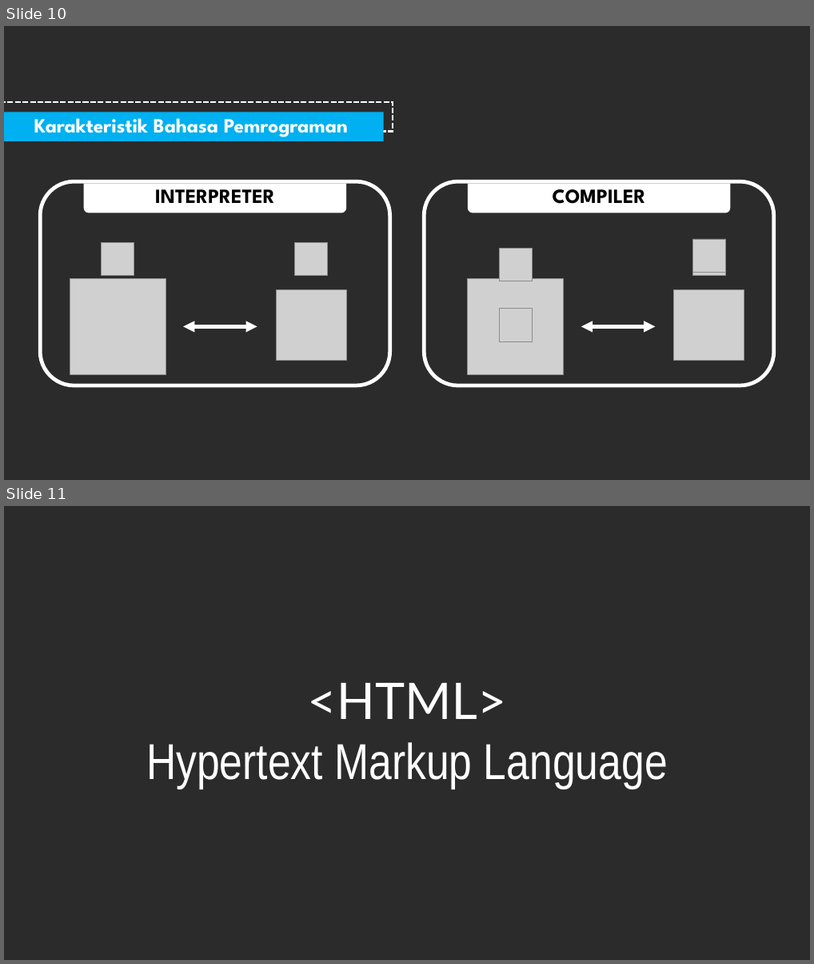
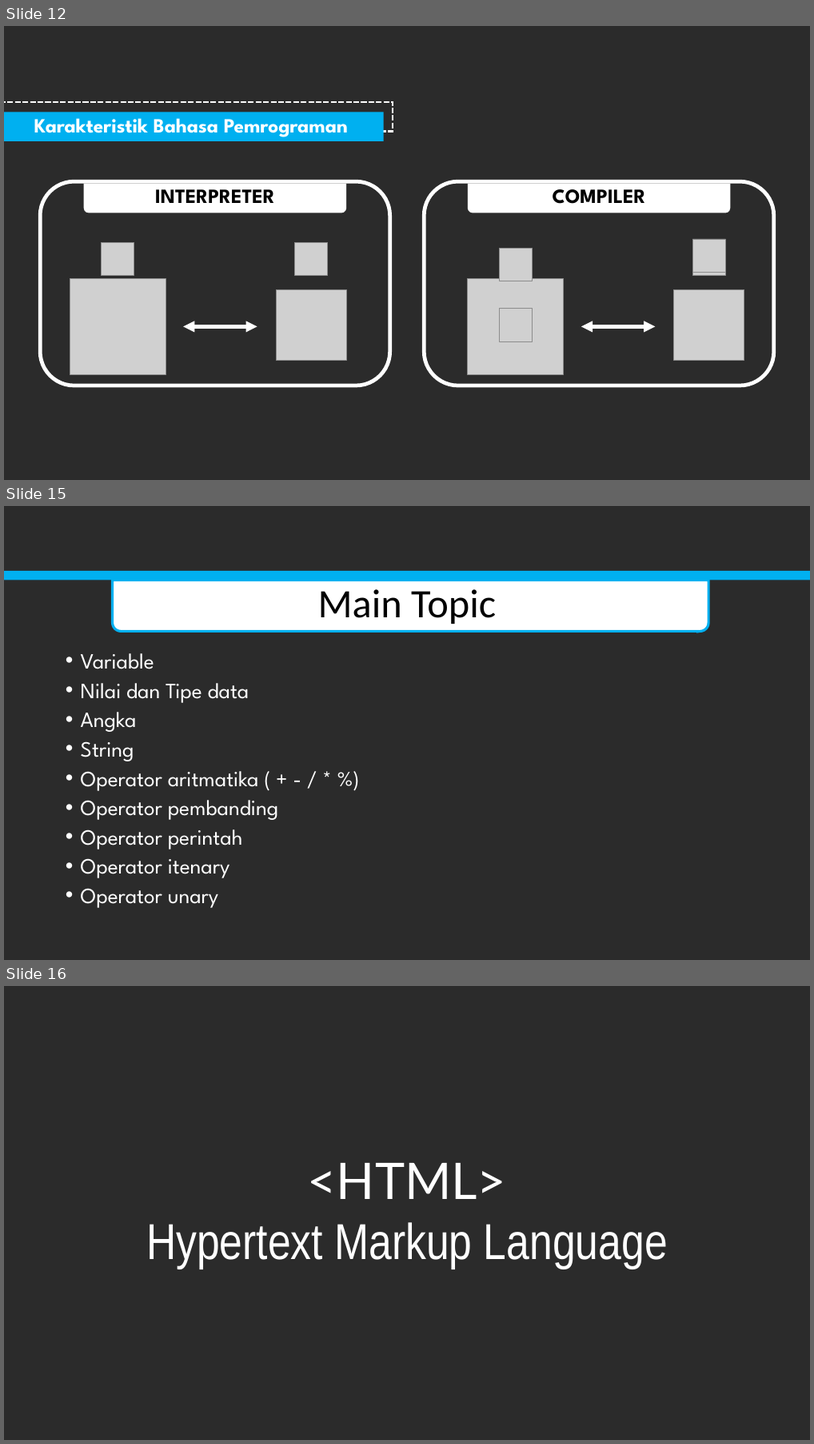
Before and after one commit to prabowoteguh/boba-1, a slide deck: Pertemuan bersama teguh.pptx. Shown one above the other, each under a label of ours: slides 10 and 11 before the commit, slides 12, 15 and 16 after it; the slides between them are not shown. The pictures are 814x964 and 814x1444 pixels, drawn with LibreOffice and Linux fonts; fonts in the diff are those of the drawing; grey boxes stand for pictures; background and template pictures are left out; a plain dark background stands for a picture behind light text. Boxes give left, top, right and bottom in pixels: in the first picture for what was removed or moved away, otherwise in the second. Text is boxed around its words. In the diff, an @@ line names an element or a change of style, - is before the commit and + after.

```diff
--- a/Pertemuan bersama teguh.pptx
+++ b/Pertemuan bersama teguh.pptx
@@ slide 15 added at <box>4,506,810,960</box>, background picture (left out) @@
@@ rectangle added at <box>4,571,810,580</box>, fill #00B0F0 @@
@@ round same rect added at <box>112,580,709,631</box>, fill #FFFFFF, outline #00B0F0 3 pt @@
@@ text added at <box>318,589,496,624</box>, 48 pt, text #000000 @@
+Main Topic
@@ text added at <box>81,653,278,908</box>, 25.9 pt, text #FFFFFF @@
+• Variable
+• Nilai dan Tipe data
+• Angka
+• String
+• Operator aritmatika ( + - / * %)
+• Operator pembanding
+• Operator perintah
+• Operator itenary
+• Operator unary
@@ what was slide 10 is now slide 12 @@
@@ what was slide 11 is now slide 16 @@
```
Also in this commit, not shown: 4 other slides added, 5 other files.
